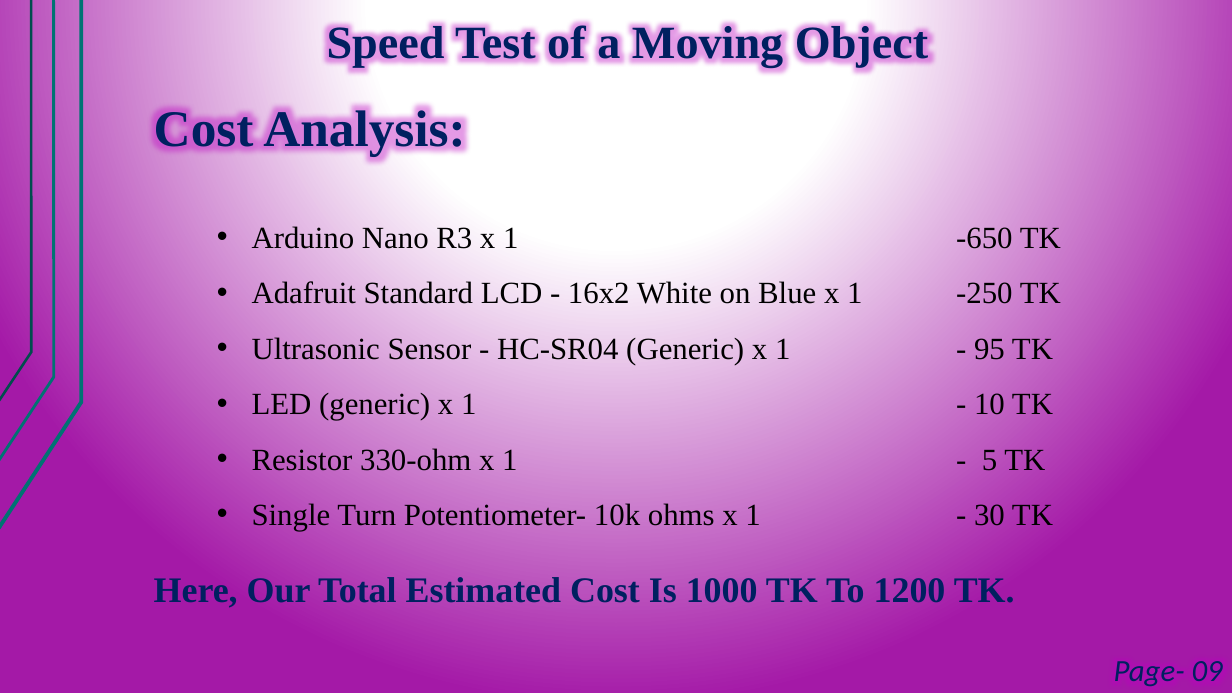
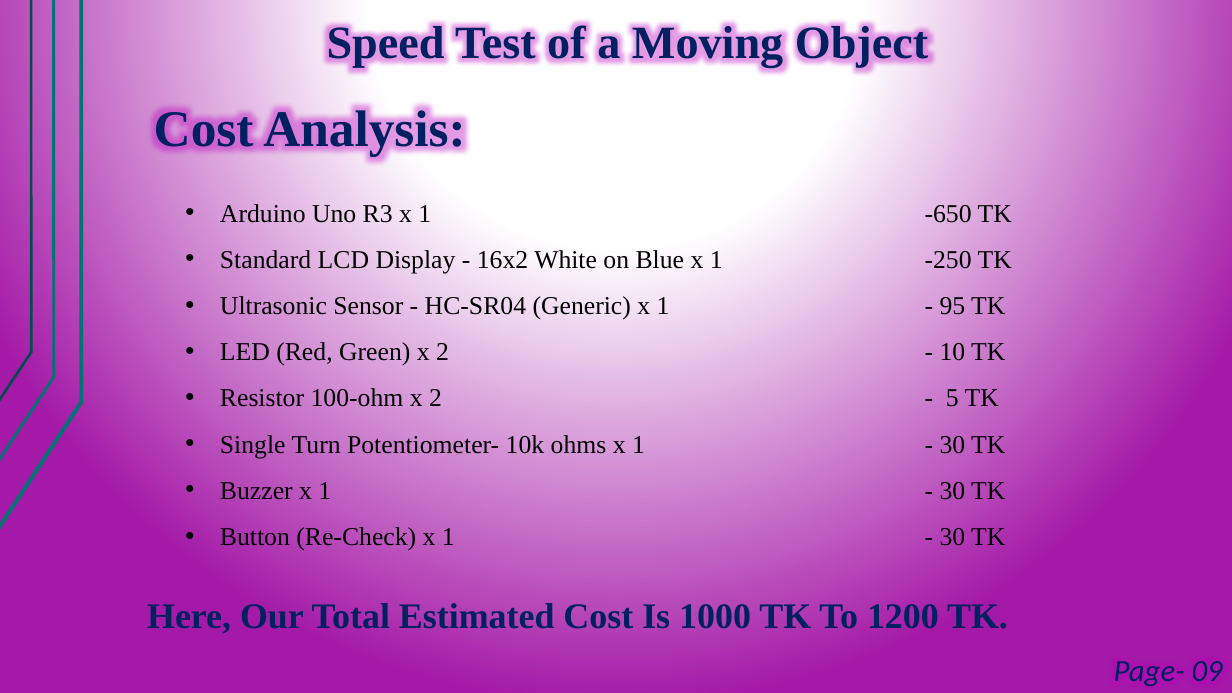
Before and after one commit to sorowar-cse/Microprocessor-Project, a slide deck: slide 9 of MM & ES Lab_Project-Proposal_Presentation_of_Team-Bratva - Copy.pptx. Drawn at 1232x693 pixels with LibreOffice and Linux fonts; fonts in the diff are those of the drawing. Boxes give left, top, right and bottom in pixels: in the first picture for what was removed or moved away, otherwise in the second. Text is boxed around its words. In the diff, an @@ line names an element or a change of style, - is before the commit and + after.

```diff
--- a/MM & ES Lab_Project-Proposal_Presentation_of_Team-Bratva - Copy.pptx
+++ b/MM & ES Lab_Project-Proposal_Presentation_of_Team-Bratva - Copy.pptx
@@ text "Arduino Uno R3 x 1 ...": place and size @@
-text "Arduino Uno R3 x 1 ..." at bbox=[252, 226, 1061, 531]
+text "Arduino Uno R3 x 1 ..." at bbox=[220, 204, 1012, 550]
@@ text at bbox=[220, 204, 1012, 273]: text changed; size 24 to 20 pt @@
-• Arduino Nano R3 x 1 -650 TK
-• Adafruit Standard LCD - 16x2 White on Blue x 1 -250 TK
+• Arduino Uno R3 x 1 -650 TK
+• Standard LCD Display - 16x2 White on Blue x 1 -250 TK
@@ text at bbox=[220, 296, 1005, 458]: size 24 to 20 pt in "Ultrasonic Sensor - HC-SR04 (Generic) x 1 ...", "Single Turn Potentiometer- 10k ohms x 1 ..." @@
@@ text at bbox=[220, 342, 1005, 407]: text changed; size 24 to 20 pt @@
-• LED (generic) x 1 - 10 TK
-• Resistor 330-ohm x 1 - 5 TK
+• LED (Red, Green) x 2 - 10 TK
+• Resistor 100-ohm x 2 - 5 TK
@@ text at bbox=[220, 482, 1005, 550]: paragraphs added @@
+• Buzzer x 1 - 30 TK
+• Button (Re-Check) x 1 - 30 TK
@@ text "Here, Our Total Estimated Cost ...": place and size @@
-text "Here, Our Total Estimated Cost ..." at bbox=[154, 577, 1015, 608]
+text "Here, Our Total Estimated Cost ..." at bbox=[147, 603, 1008, 634]
```
Also in this commit, not shown: 2 other slides changed, 5 other files.
